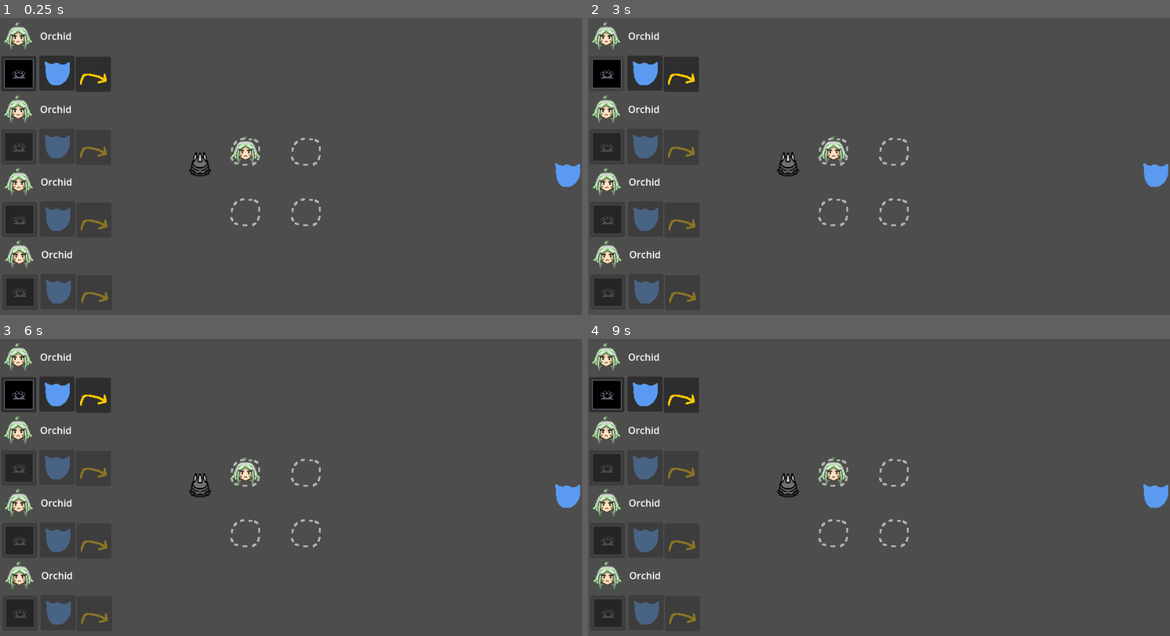
Above: before the commit, frames 1-4 (two rows, left to right).
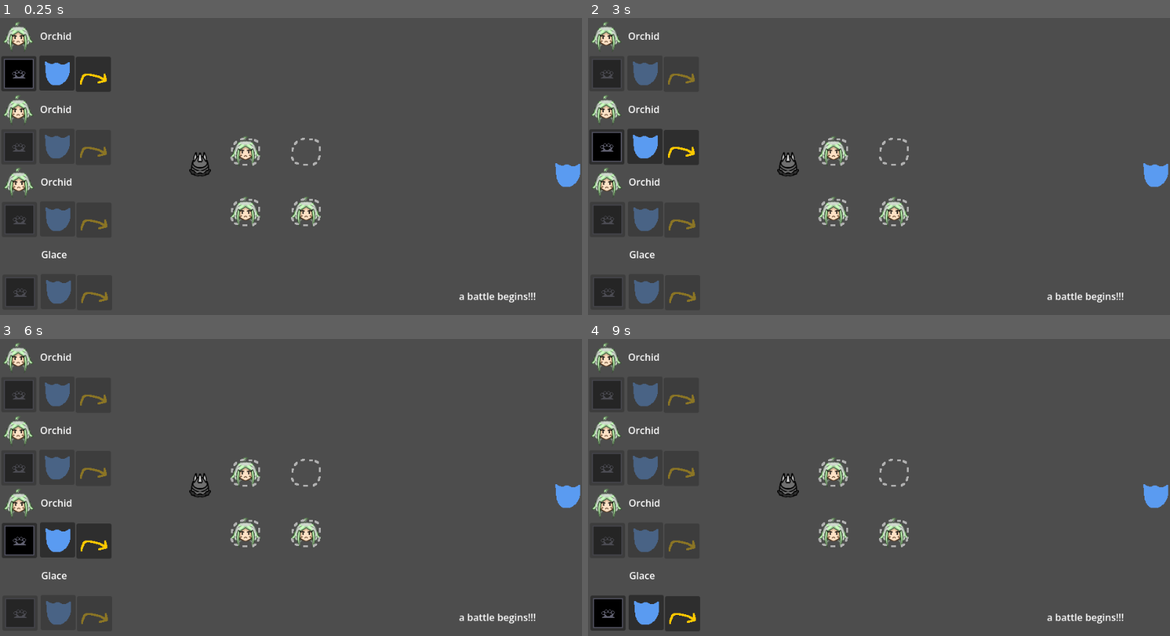
Above: after the commit, the same moments.

Repository: glaceonicc/land-of-the-bleeding-sun
Game: Godot game, scene res://battle.tscn
The game is run twice, just before and just after one commit, with the same random seed, the same clock (stepped at 60 frames per second) and the same inputs. The project has no main scene, so this scene is started directly.
Inputs (mouse positions are in pixels of both pictures, inside the frame that each line leads up to):
- Up to frame 1 (0.25 s): no input
- Up to frame 2 (3 s): click (605, 74) at 0.5 s; click (646, 74) at 1.25 s; click (681, 74) at 2 s; click (605, 74) at 2.75 s
- Up to frame 3 (6 s): click (17, 466) at 3.52 s; click (58, 466) at 4.27 s; click (93, 469) at 5.02 s; click (17, 466) at 5.77 s
- Up to frame 4 (9 s): click (605, 540) at 6.52 s; click (646, 540) at 7.27 s; click (681, 540) at 8.02 s; click (605, 540) at 8.77 s

The runs differ from the first frame. In frame 1, 1.0% of the frame differs, in the area x 0-92%, y 60-96%; in frame 2, 2.5%; in frame 3, 2.5%, in the area x 0-92%, y 13-96%; in frame 4, 2.5%.

Commit message:
bunch of bulls##t
i guesss bro

Diff:
--- a/ally.gd
+++ b/ally.gd
@@ -2,7 +2,9 @@
 
 @export var id: int
 
+var range: float
 var aiming = false
+var inrange = false
 
 func _ready() -> void:
 	gl.connect("attack", attack)
@@ -11,13 +13,30 @@
 
 	if id == 1:
 		$sprite.texture = load(gl.ally1.get("info").get("sprite"))
+		range = gl.ally1.get("basestats").get("rng") * 120
+	if id == 2:
+		$sprite.texture = load(gl.ally2.get("info").get("sprite"))
+		range = gl.ally2.get("basestats").get("rng") * 120
+	if id == 3:
+		$sprite.texture = load(gl.ally3.get("info").get("sprite"))
+		range = gl.ally3.get("basestats").get("rng") * 120
+	if id == 4:
+		$sprite.texture = load(gl.ally4.get("info").get("sprite"))
+		range = gl.ally4.get("basestats").get("rng") * 120
+
+
 
 func _physics_process(delta: float) -> void:
 	if aiming == true:
-		aim(delta)
+		aim()
+	if position.distance_to(get_global_mouse_position()) > range:
+		inrange = false
+	else:
+		inrange = true
 
 func attack():
-	pass
+	if gl.w1.get("stats").get("type") == "meele":
+		aiming == true
 
 func defend():
 	pass
@@ -27,10 +46,10 @@
 		aiming = true
 
 
-func aim(delta):
-	if gl.inarena == true:
+func aim():
+	if gl.inarena == true and inrange == true:
 		$aim.global_position = get_global_mouse_position()
-		if Input.is_action_just_pressed("click"):
-			#global_position = $aim.global_position
-			aiming = false
-			gl.allyID += 1
+	if Input.is_action_just_pressed("click"):
+		#global_position = $aim.global_position
+		aiming = false
+		gl.allyID += 1
--- a/battle.tscn
+++ b/battle.tscn
@@ -268,5 +268,18 @@
 [node name="enemy" parent="." unique_id=1590059883 instance=ExtResource("7_0npn6")]
 position = Vector2(330, 242)
 
+[node name="ScrollContainer" type="ScrollContainer" parent="." unique_id=1996788257]
+offset_left = 757.0
+offset_top = 448.0
+offset_right = 950.0
+offset_bottom = 528.0
+
+[node name="VBoxContainer" type="VBoxContainer" parent="ScrollContainer" unique_id=844161838]
+layout_mode = 2
+
+[node name="Label" type="Label" parent="ScrollContainer/VBoxContainer" unique_id=673530675]
+layout_mode = 2
+text = "a battle begins!!!"
+
 [connection signal="mouse_entered" from="mouse" to="mouse" method="_on_mouse_entered"]
 [connection signal="mouse_exited" from="mouse" to="mouse" method="_on_mouse_exited"]
--- a/gl.gd
+++ b/gl.gd
@@ -11,7 +11,7 @@
 var ally1 = allies.Orchid
 var ally2 = allies.Orchid
 var ally3 = allies.Orchid
-var ally4 = allies.Orchid
+var ally4 = allies.Glace
 
 var w1 = items.fist
 var w2 = items.fist
@@ -20,6 +20,8 @@
 
 signal progress_turn
 
+signal proceed(id)
+
 signal attack
 signal defend
 signal bounce
Binary file added: allies/glaceusz.png
Not shown, added: allies/glaceusz.png.import
